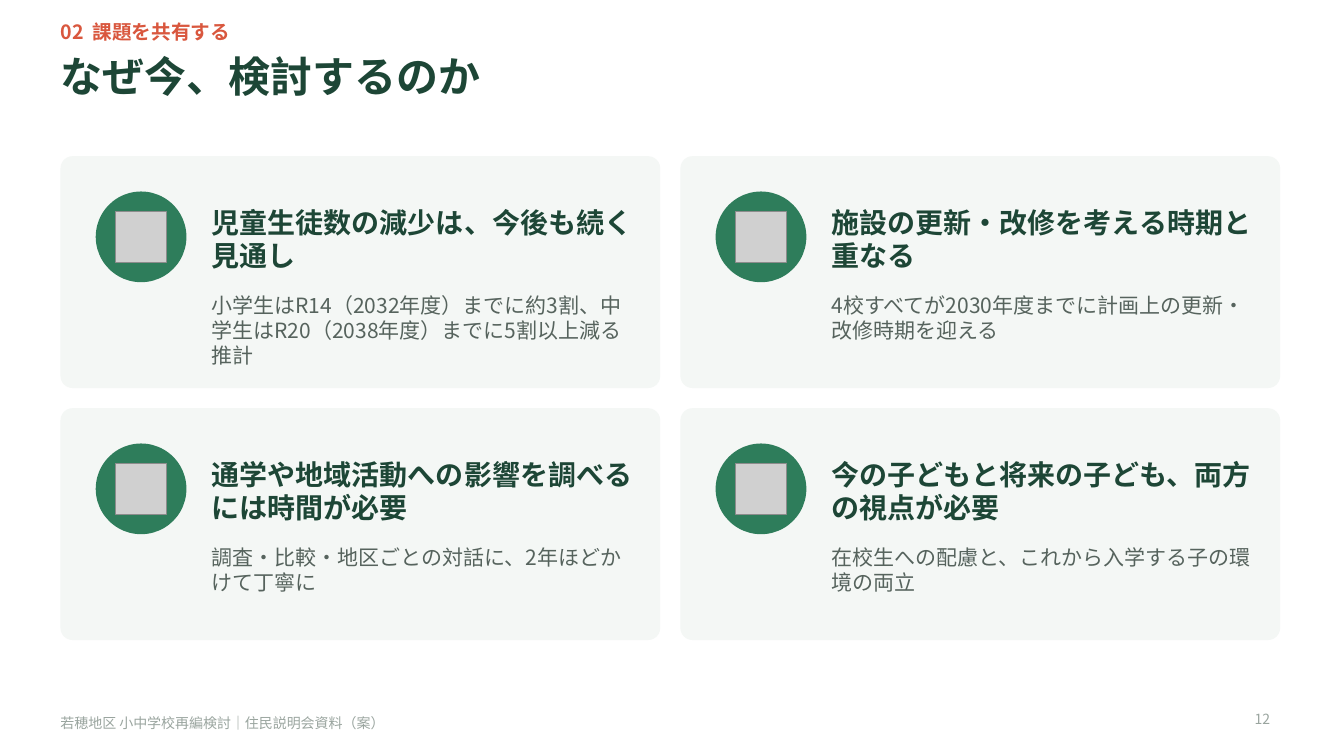
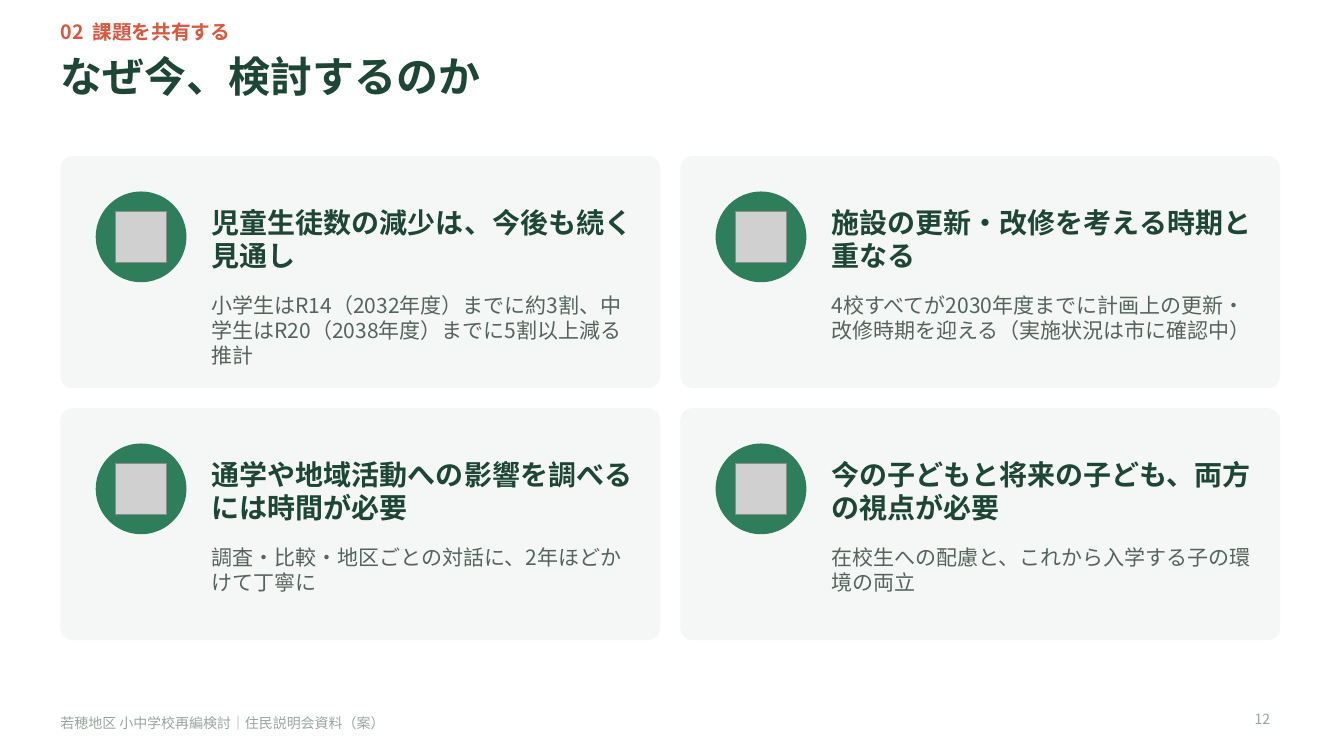
Before and after one commit to Masaki12008/GS, a slide deck: slide 12 of output/若穂地区_住民説明会資料.pptx. Drawn at 1344x756 pixels with LibreOffice and Linux fonts; fonts in the diff are those of the drawing; grey boxes stand for pictures. Boxes give left, top, right and bottom in pixels: in the first picture for what was removed or moved away, otherwise in the second. Text is boxed around its words. In the diff, an @@ line names an element or a change of style, - is before the commit and + after.

```diff
--- a/output/若穂地区_住民説明会資料.pptx
+++ b/output/若穂地区_住民説明会資料.pptx
@@ text at <box>832,295,1251,340</box>: text changed @@
-4校すべてが2030年度までに計画上の更新・改修時期を迎える
+4校すべてが2030年度までに計画上の更新・改修時期を迎える（実施状況は市に確認中）
```
Also in this commit, not shown: 20 other slides changed, 2 slides added, 5 other files.
